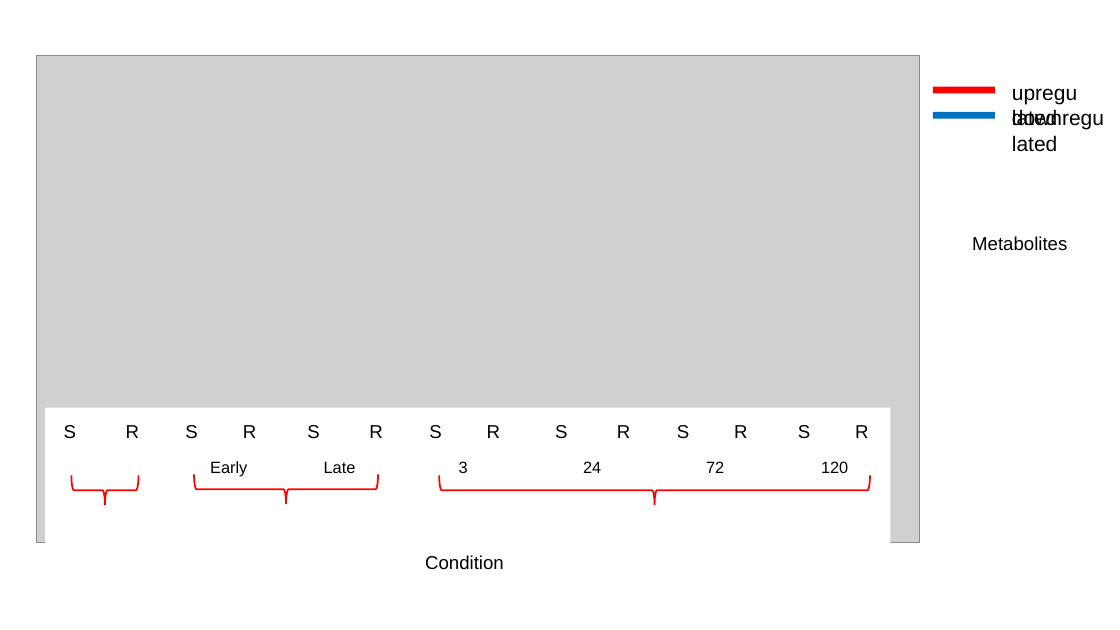
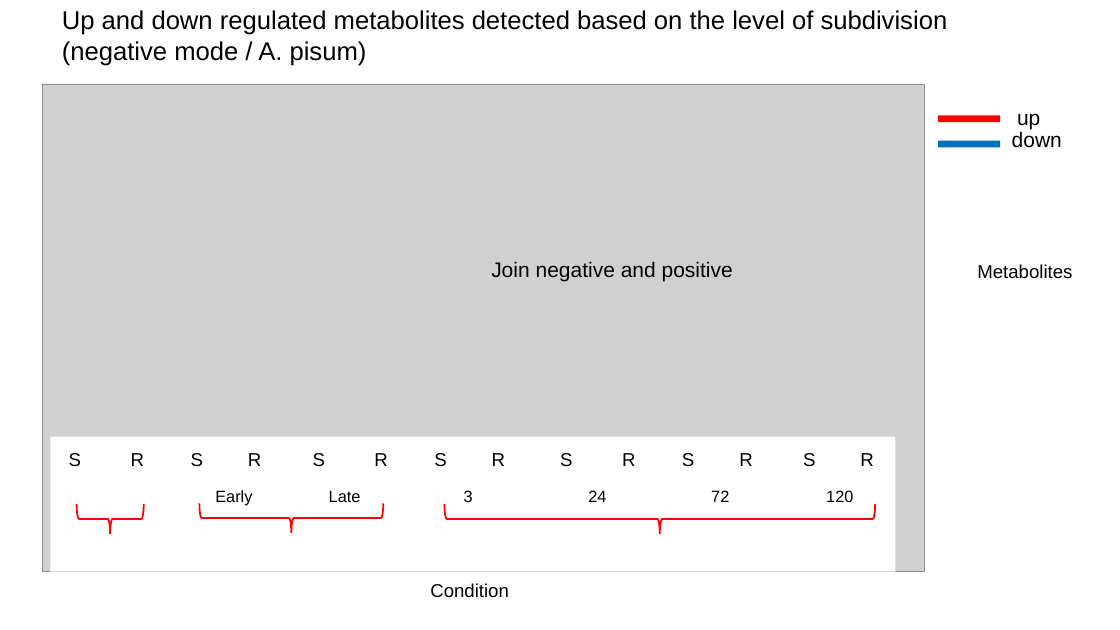
Before and after one commit to igepp-egi/faba_specifics, a slide deck: slide 35 of M01-metabolomic-analysis/untargeted_metabolomic/presentation metabo.pptx (slide 33 before the commit). Drawn at 1120x630 pixels with LibreOffice and Linux fonts; fonts in the diff are those of the drawing; grey boxes stand for pictures. Boxes give left, top, right and bottom in pixels: in the first picture for what was removed or moved away, otherwise in the second. Text is boxed around its words. In the diff, an @@ line names an element or a change of style, - is before the commit and + after.

Commit message:
presentation metabo

```diff
--- a/M01-metabolomic-analysis/untargeted_metabolomic/presentation metabo.pptx
+++ b/M01-metabolomic-analysis/untargeted_metabolomic/presentation metabo.pptx
@@ text added at [62,10,948,66], 22 pt, text #000000 @@
+Up and down regulated metabolites detected based on the level of subdivision (negative mode / A. pisum)
@@ text removed at [1004,76,1090,98] @@
-upregulated
@@ text removed at [1004,101,1117,124] @@
-downregulated
@@ text added at [1017,113,1040,129], 18 pt, text #000000 @@
+up
@@ text added at [1012,131,1062,148], 18 pt, text #000000 @@
+down
@@ text added at [491,261,733,281], 18 pt, text #000000 @@
+Join negative and positive
@@ 22 texts, 3 left braces, 3 rectangles, 1 picture: place and size @@
-22 texts, 3 left braces, 3 rectangles, 1 picture at [37,55,1067,570]
+22 texts, 3 left braces, 3 rectangles, 1 picture at [42,84,1072,598]
```
Also in this commit, not shown: 30 other slides changed, 4 slides added, 2 slides removed, 1 other file.
